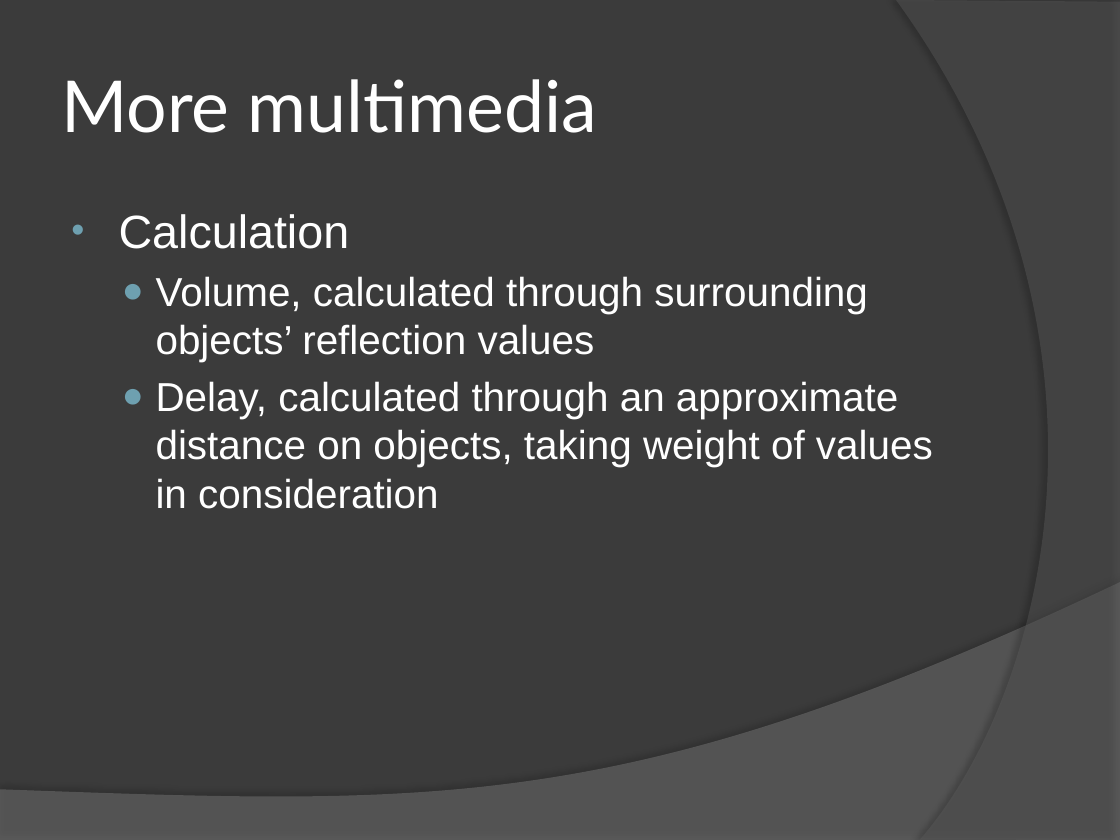
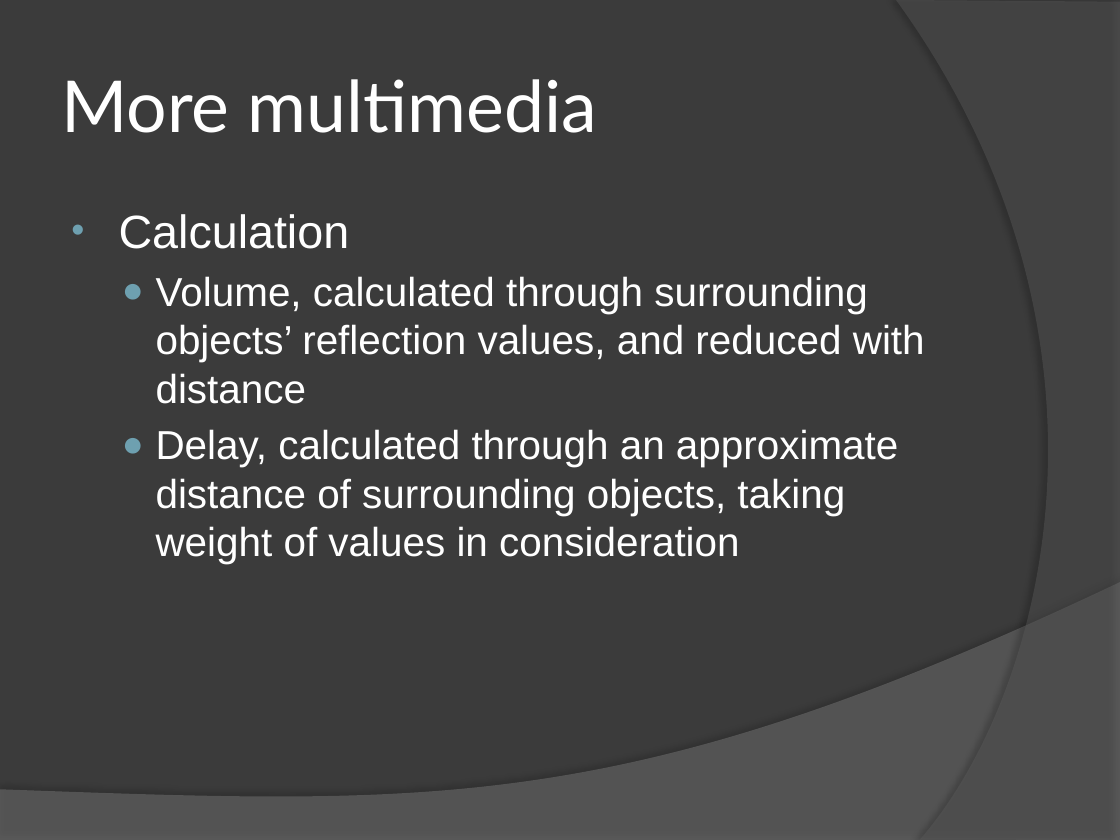
Before and after one commit to mgq812/simengines-g2-code, a slide deck: slide 5 of Presentation.pptx. Drawn at 1120x840 pixels with LibreOffice and Linux fonts; fonts in the diff are those of the drawing. Boxes give left, top, right and bottom in pixels: in the first picture for what was removed or moved away, otherwise in the second. Text is boxed around its words. In the diff, an @@ line names an element or a change of style, - is before the commit and + after.

```diff
--- a/Presentation.pptx
+++ b/Presentation.pptx
@@ text at <box>156,276,925,564</box>: text changed @@
-  ● Volume, calculated through surrounding objects’ reflection values
-  ● Delay, calculated through an approximate distance on objects, taking weight of values in consideration
+  ● Volume, calculated through surrounding objects’ reflection values, and reduced with distance
+  ● Delay, calculated through an approximate distance of surrounding objects, taking weight of values in consideration
```
Also in this commit, not shown: 3 other slides changed, 1 slide added, 1 slide removed.
